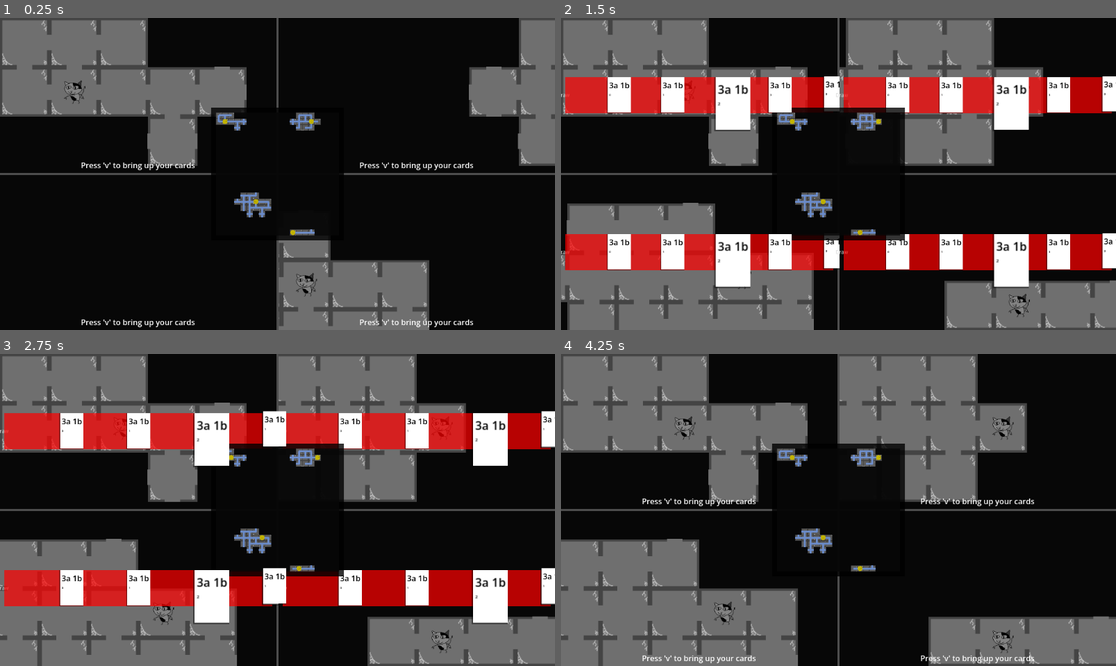
Above: before the commit, frames 1-4 (two rows, left to right).
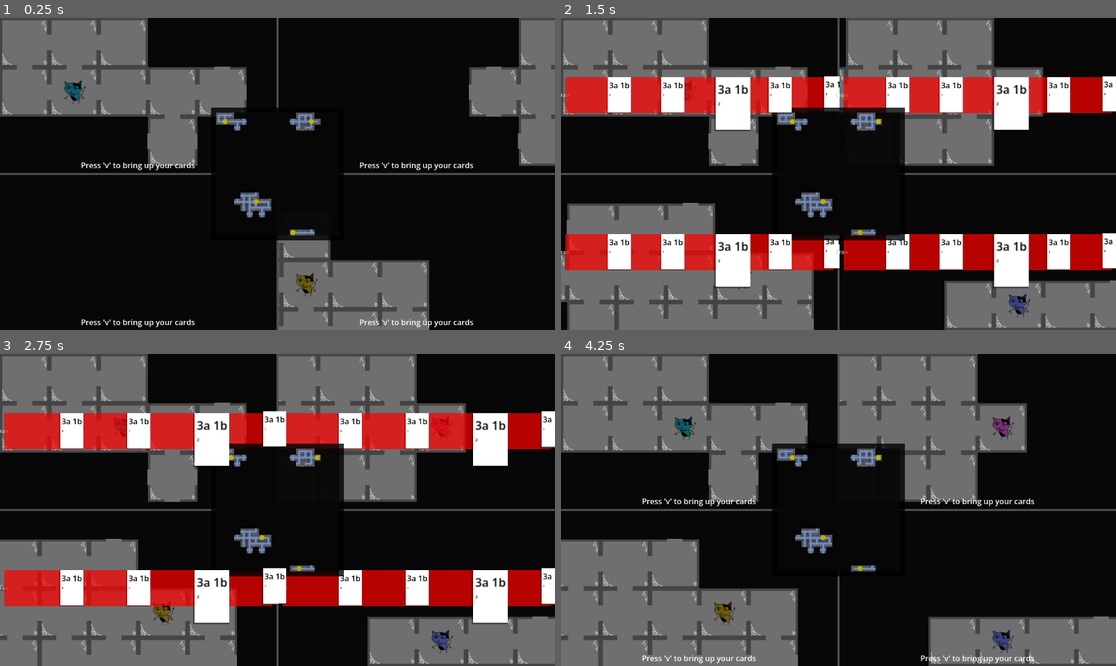
Above: after the commit, the same moments.

Repository: emrysshevek/gameganggame
Game: Godot game, scene res://scenes/GameScene.tscn
Same seed, same stepped clock (60 frames per second), same inputs: the game is played once before the commit and once after it.
Inputs (mouse positions are in pixels of both pictures, inside the frame that each line leads up to):
- Up to frame 1 (0.25 s): no input
- Up to frame 2 (1.5 s): tap V (debug_v) at 0.5, 1.25 s; move the mouse to (960, 158) at 0.52 s; hold D (move_right) 0.53-1.25 s; tap G (discard) at 0.6 s; click (960, 158) at 0.67 s; drag from (727, 189) to (810, 236) at 1.27 s
- Up to frame 3 (2.75 s): tap V (debug_v) at 2 s; move the mouse to (333, 441) at 2.02 s; hold D (move_right) from 2.03 s (still down); tap C (toggle_cursor) at 2.1 s
- Up to frame 4 (4.25 s): release D (move_right) at 2.75 s; click "Draw" at 2.75 s; tap V (debug_v) at 3.5 s; drag from (810, 572) to (672, 463) at 3.52 s

The runs differ from the first frame. In frame 1, 0.2% of the frame differs, in the area x 11-57%, y 20-89%; in frame 2, 0.1%; in frame 3, 0.3%; in frame 4, 0.4%, in the area x 20-81%, y 20-95%.

Commit message:
Character colors
made each character have their own color for their sprite and their cursor :)

Diff:
--- a/entities/character.gd
+++ b/entities/character.gd
@@ -22,6 +22,9 @@
 var character_sprite:CharacterSprite
 var type:GridSprite.sprite_types
 var cursor_sprite:CursorSprite
+var character_color:Color
+
+@onready var testing_player_colors:Array = [Color("23b9d6"), Color("f164e8"), Color("e0b81e"), Color("8084fd")]
 #endregion
 
 #region methods
@@ -37,6 +40,7 @@
 func bind_character_sprite(input_sprite:CharacterSprite):
 	character_sprite = input_sprite
 	character_sprite.input_man = input_man
+	character_sprite.self_modulate = testing_player_colors[character_id]
 	type = character_sprite.type
 	add_child(character_sprite)
 
@@ -44,6 +48,7 @@
 	cursor_sprite = input_sprite
 	cursor_sprite.input_man = input_man
 	cursor_sprite.input_state_machine = pis_machine
+	cursor_sprite.self_modulate = testing_player_colors[character_id]
 	add_child(cursor_sprite)
 
 func bind_deck(new_deck:Deck):
